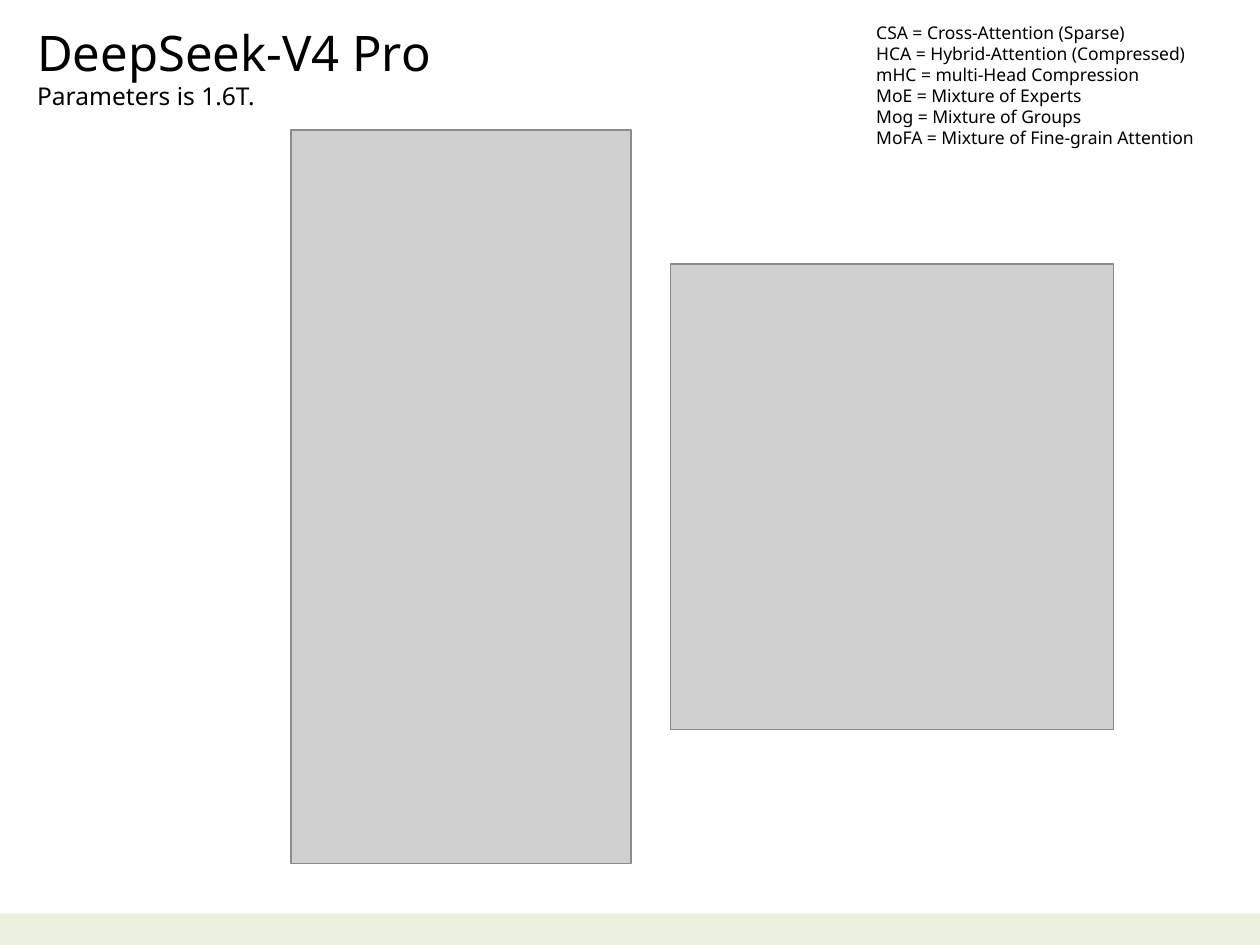
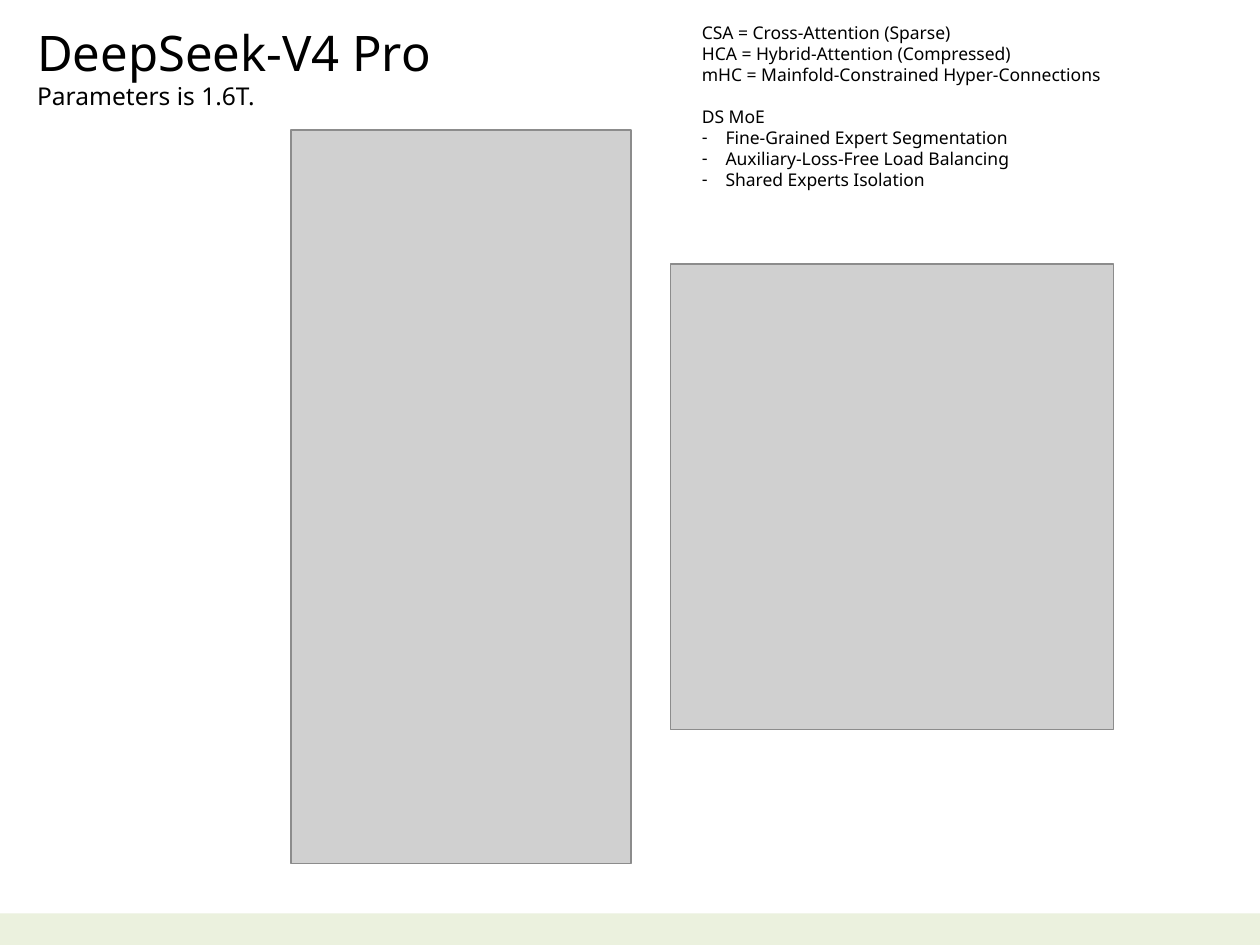
Before and after one commit to navibator/crazy-ai, a slide deck: slide 40 of ai.pptx. Drawn at 1260x945 pixels with LibreOffice and Linux fonts; fonts in the diff are those of the drawing; grey boxes stand for pictures. Boxes give left, top, right and bottom in pixels: in the first picture for what was removed or moved away, otherwise in the second. Text is boxed around its words. In the diff, an @@ line names an element or a change of style, - is before the commit and + after.

```diff
--- a/ai.pptx
+++ b/ai.pptx
@@ text "CSA = Cross-Attention (Sparse)": place and size @@
-text "CSA = Cross-Attention (Sparse)" at (876, 26, 1193, 149)
+text "CSA = Cross-Attention (Sparse)" at (702, 26, 1100, 191)
@@ text at (702, 67, 1100, 191): text changed @@
-mHC = multi-Head Compression
-MoE = Mixture of Experts
-Mog = Mixture of Groups
-MoFA = Mixture of Fine-grain Attention
+mHC = Mainfold-Constrained Hyper-Connections
+DS MoE
+– Fine-Grained Expert Segmentation
+– Auxiliary-Loss-Free Load Balancing
+– Shared Experts Isolation
```
Also in this commit, not shown: 5 other slides changed.
